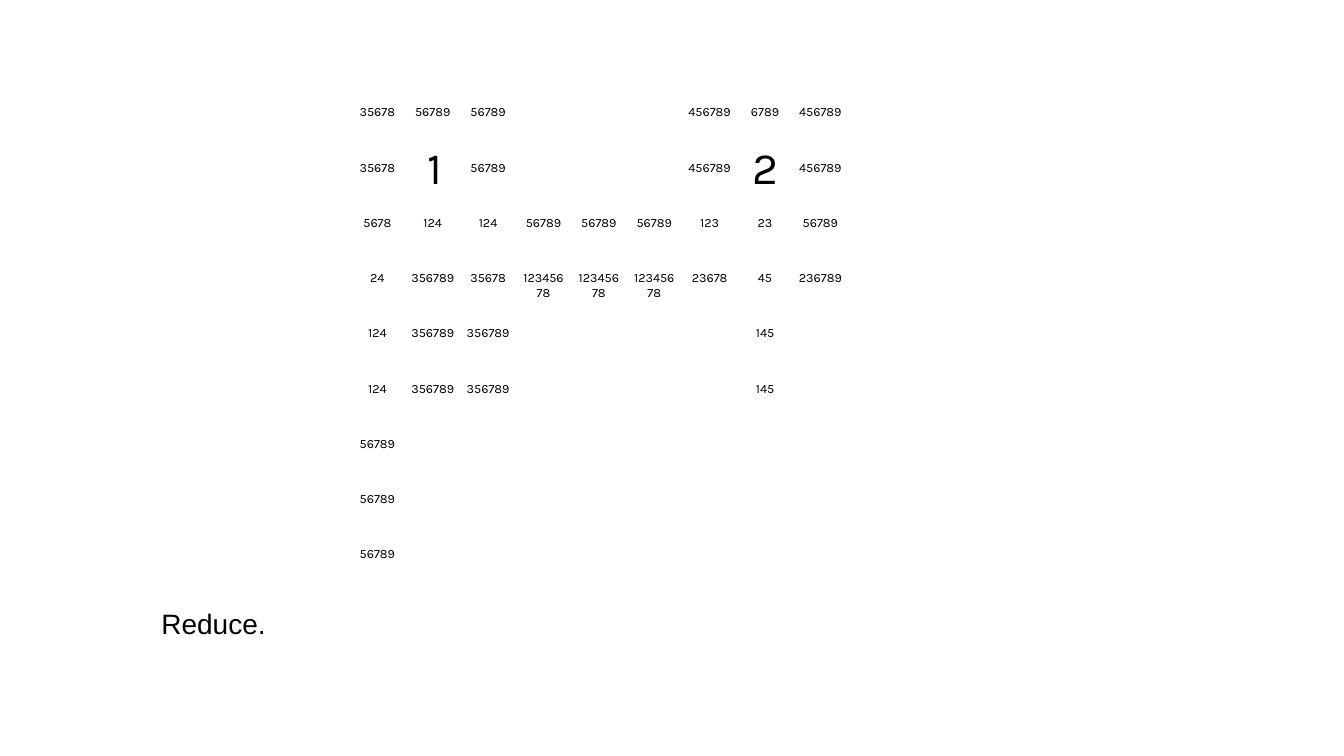
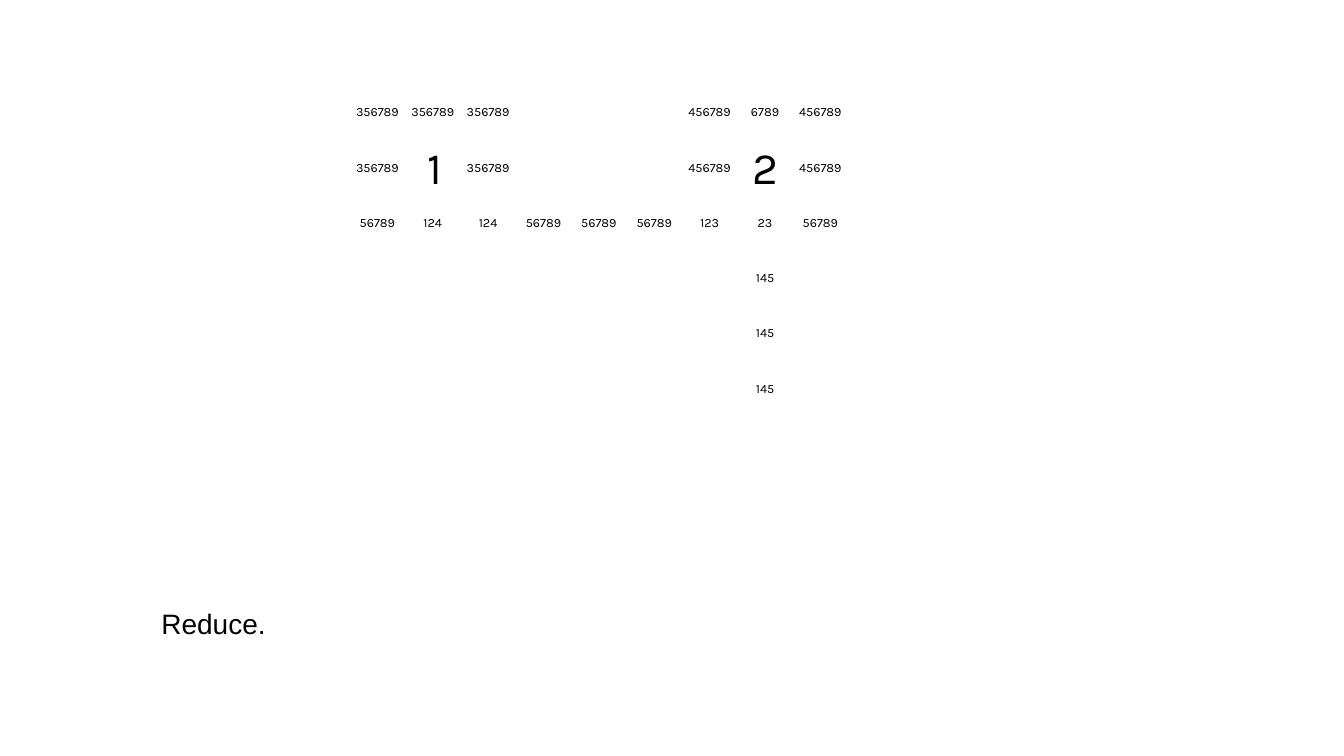
Before and after one commit to jhardis/WSJ_Number_Puzzles, a slide deck: slide 6 of 20260905_1.pptx (slide 13 before the commit). Drawn at 1344x756 pixels with LibreOffice and Linux fonts; fonts in the diff are those of the drawing; background and template pictures are left out. Boxes give left, top, right and bottom in pixels: in the first picture for what was removed or moved away, otherwise in the second. Text is boxed around its words. In the diff, an @@ line names an element or a change of style, - is before the commit and + after.

```diff
--- a/20260905_1.pptx
+++ b/20260905_1.pptx
@@ text at <box>356,108,399,116</box>: text changed @@
-35678
+356789
@@ text at <box>411,108,454,116</box>: text changed @@
-56789
+356789
@@ text at <box>467,108,510,116</box>: text changed @@
-56789
+356789
@@ text at <box>356,164,399,172</box>: text changed @@
-35678
+356789
@@ text at <box>467,164,510,172</box>: text changed @@
-56789
+356789
@@ text at <box>360,219,395,227</box>: text changed @@
-5678
+56789
@@ text removed at <box>512,265,575,306</box> @@
-12345678
@@ text removed at <box>568,265,630,306</box> @@
-12345678
@@ text removed at <box>623,265,686,306</box> @@
-12345678
@@ text removed at <box>370,274,384,282</box> @@
-24
@@ text removed at <box>411,274,454,282</box> @@
-356789
@@ text removed at <box>470,274,505,282</box> @@
-35678
@@ text removed at <box>692,274,728,282</box> @@
-23678
@@ text at <box>756,274,774,282</box>: text changed @@
-45
+145
@@ text removed at <box>799,274,842,282</box> @@
-236789
@@ text removed at <box>368,329,386,337</box> @@
-124
@@ text removed at <box>411,329,454,337</box> @@
-356789
@@ text removed at <box>467,329,510,337</box> @@
-356789
@@ text removed at <box>368,385,386,393</box> @@
-124
@@ text removed at <box>411,385,454,393</box> @@
-356789
@@ text removed at <box>467,385,510,393</box> @@
-356789
@@ text removed at <box>360,440,395,448</box> @@
-56789
@@ text removed at <box>360,495,395,503</box> @@
-56789
@@ text removed at <box>360,550,395,558</box> @@
-56789
```
Also in this commit, not shown: 51 other slides changed, 8 slides added, 23 slides removed.
